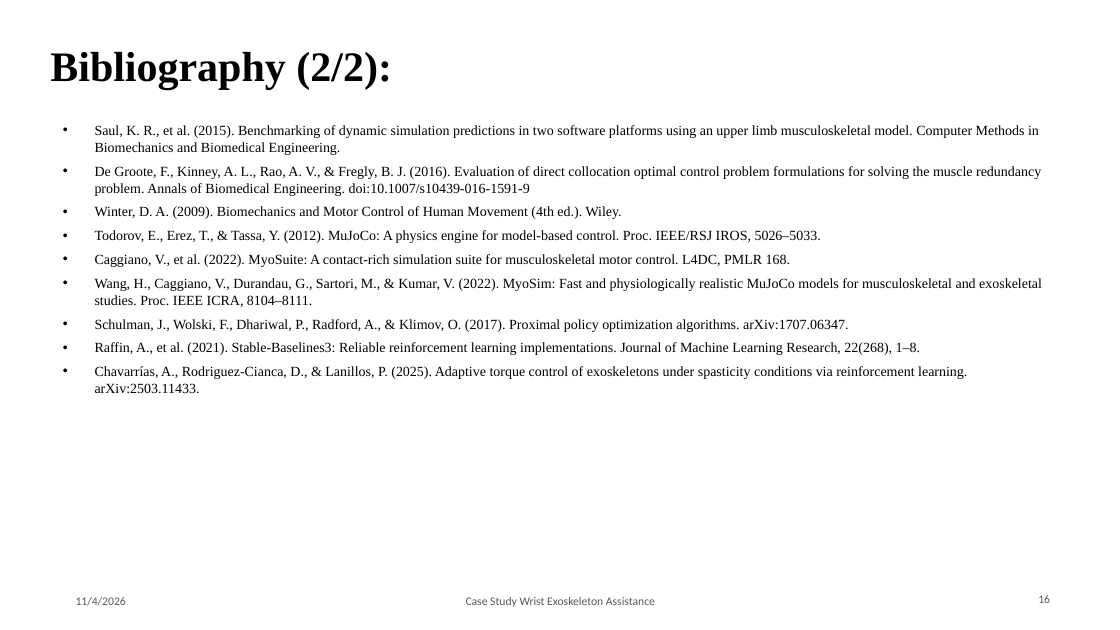
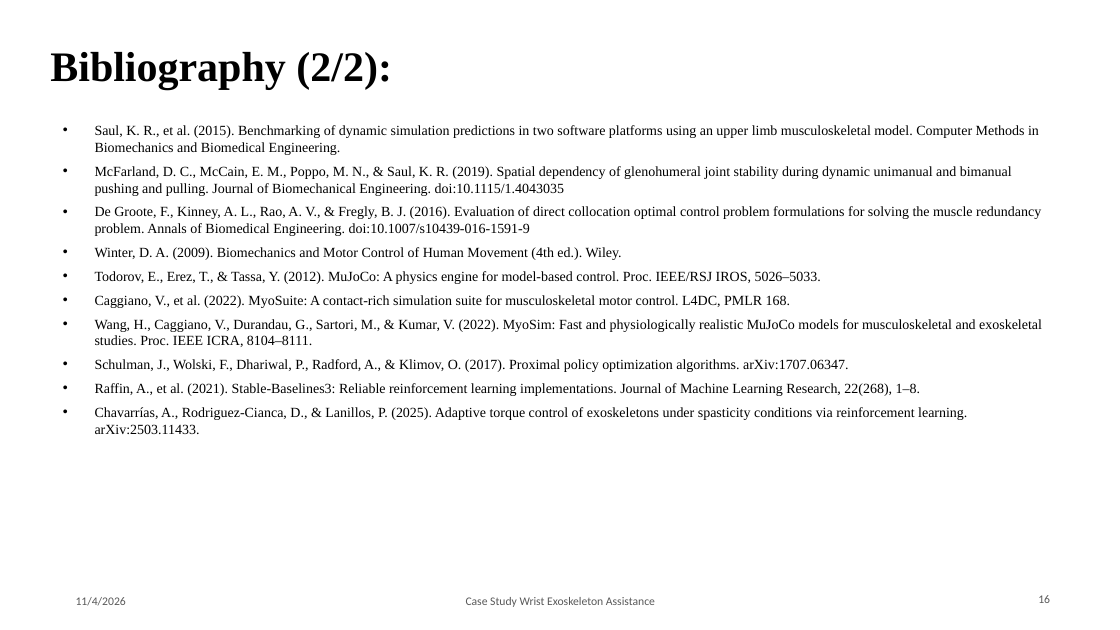
Before and after one commit to Rationaliser/wrist-exo-assist-sim, a slide deck: slide 16 of presentation/P2_Team7_Wrist_Exo_Baseline.pptx. Drawn at 1120x630 pixels with LibreOffice and Linux fonts; fonts in the diff are those of the drawing; background and template pictures are left out. Boxes give left, top, right and bottom in pixels: in the first picture for what was removed or moved away, otherwise in the second. Text is boxed around its words. In the diff, an @@ line names an element or a change of style, - is before the commit and + after.

```diff
--- a/presentation/P2_Team7_Wrist_Exo_Baseline.pptx
+++ b/presentation/P2_Team7_Wrist_Exo_Baseline.pptx
@@ text at [95,166,1012,196]: paragraph added @@
+• McFarland, D. C., McCain, E. M., Poppo, M. N., & Saul, K. R. (2019). Spatial dependency of glenohumeral joint stability during dynamic unimanual and bimanual pushing and pulling. Journal of Biomechanical Engineering. doi:10.1115/1.4043035
```
Also in this commit, not shown: 8 other slides changed, 1 slide added, 1 slide removed, 4 other files.
